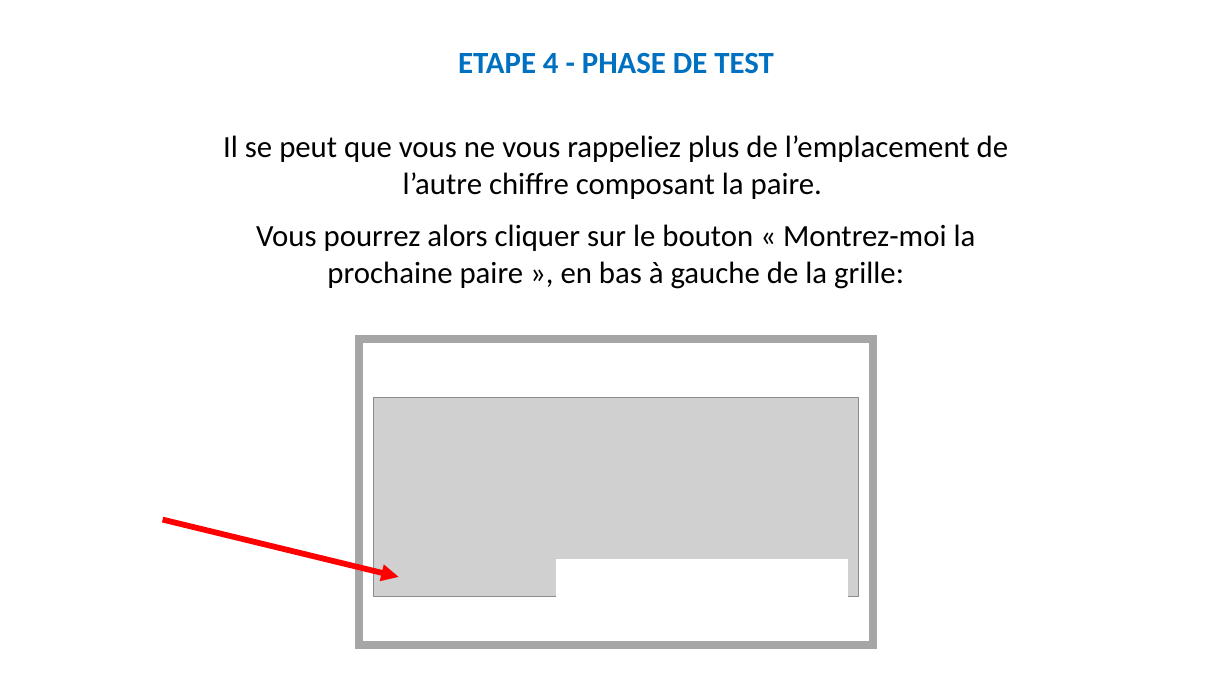
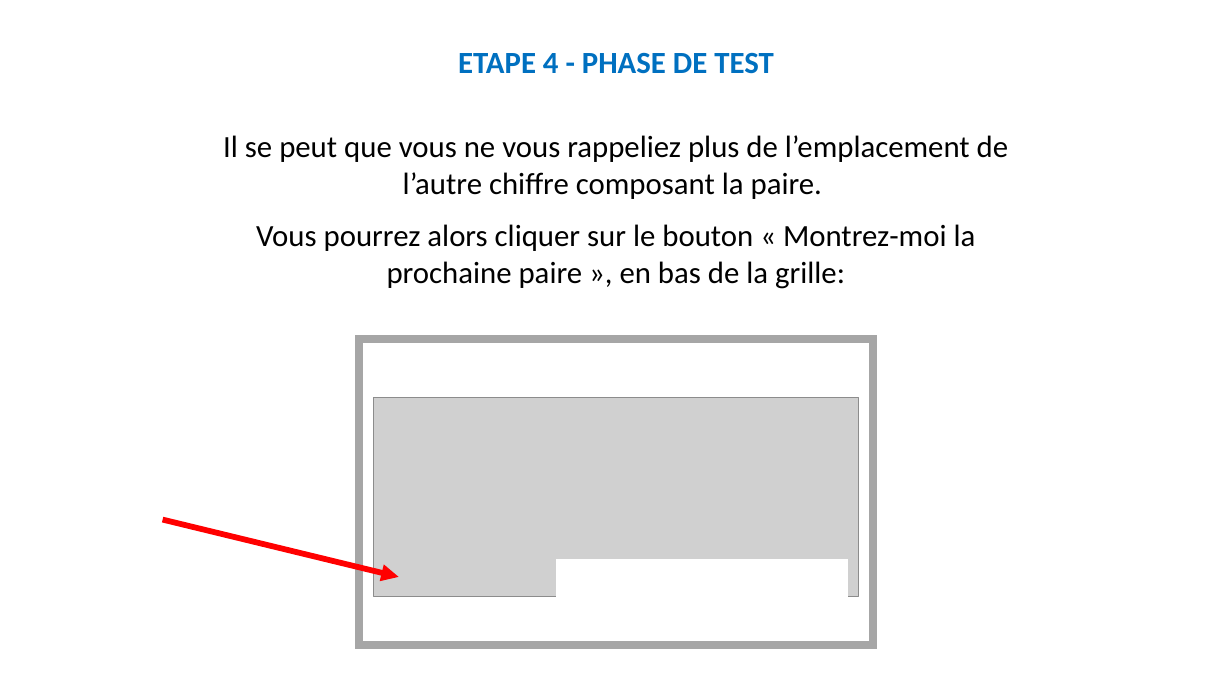
Before and after one commit to MBB-team/Online_Testing, a slide deck: slide 25 of src/SE_glioma/Stimuli/Instructions_new_patient.pptx (slide 26 before the commit). Drawn at 1232x693 pixels with LibreOffice and Linux fonts; fonts in the diff are those of the drawing; grey boxes stand for pictures. Boxes give left, top, right and bottom in pixels: in the first picture for what was removed or moved away, otherwise in the second. Text is boxed around its words. In the diff, an @@ line names an element or a change of style, - is before the commit and + after.

```diff
--- a/src/SE_glioma/Stimuli/Instructions_new_patient.pptx
+++ b/src/SE_glioma/Stimuli/Instructions_new_patient.pptx
@@ text at (256, 224, 976, 289): text changed @@
-Vous pourrez alors cliquer sur le bouton « Montrez-moi la prochaine paire », en bas à gauche de la grille:
+Vous pourrez alors cliquer sur le bouton « Montrez-moi la prochaine paire », en bas de la grille:
```
Also in this commit, not shown: 6 other slides changed, 1 slide removed, 34 other files.
